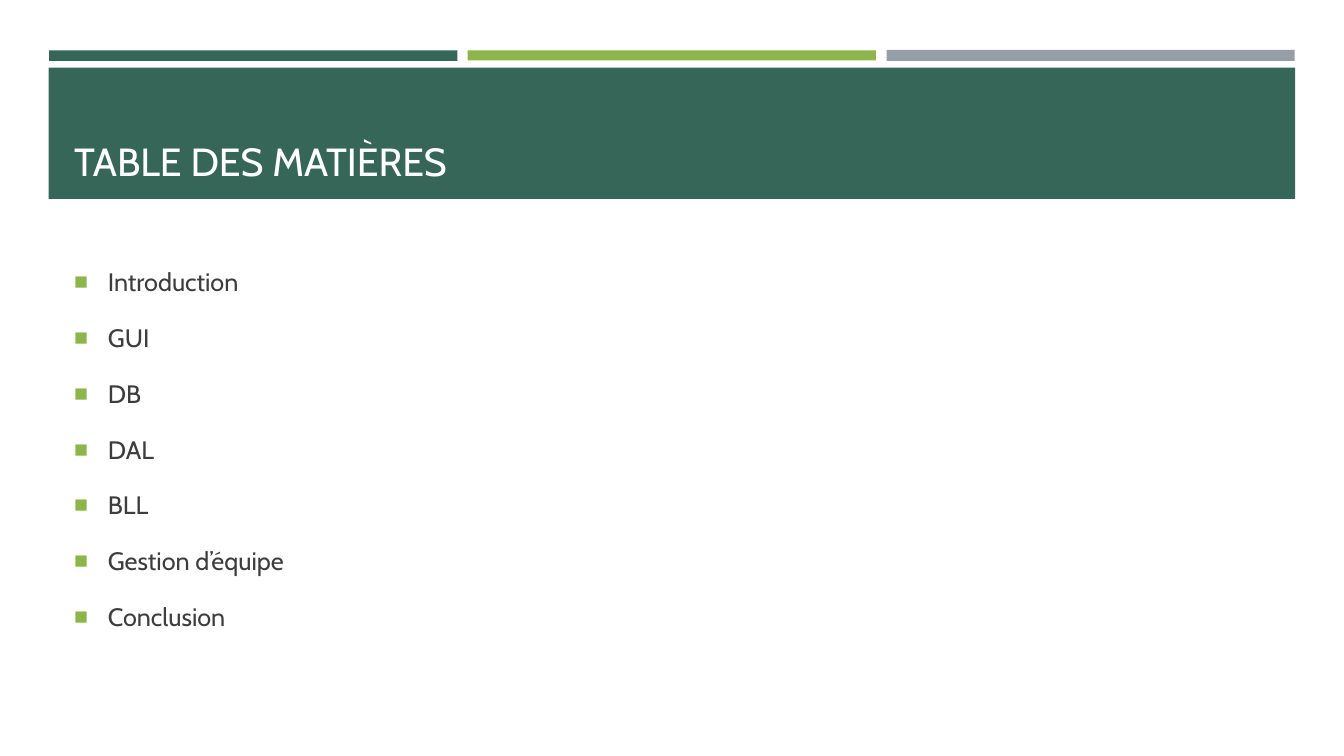
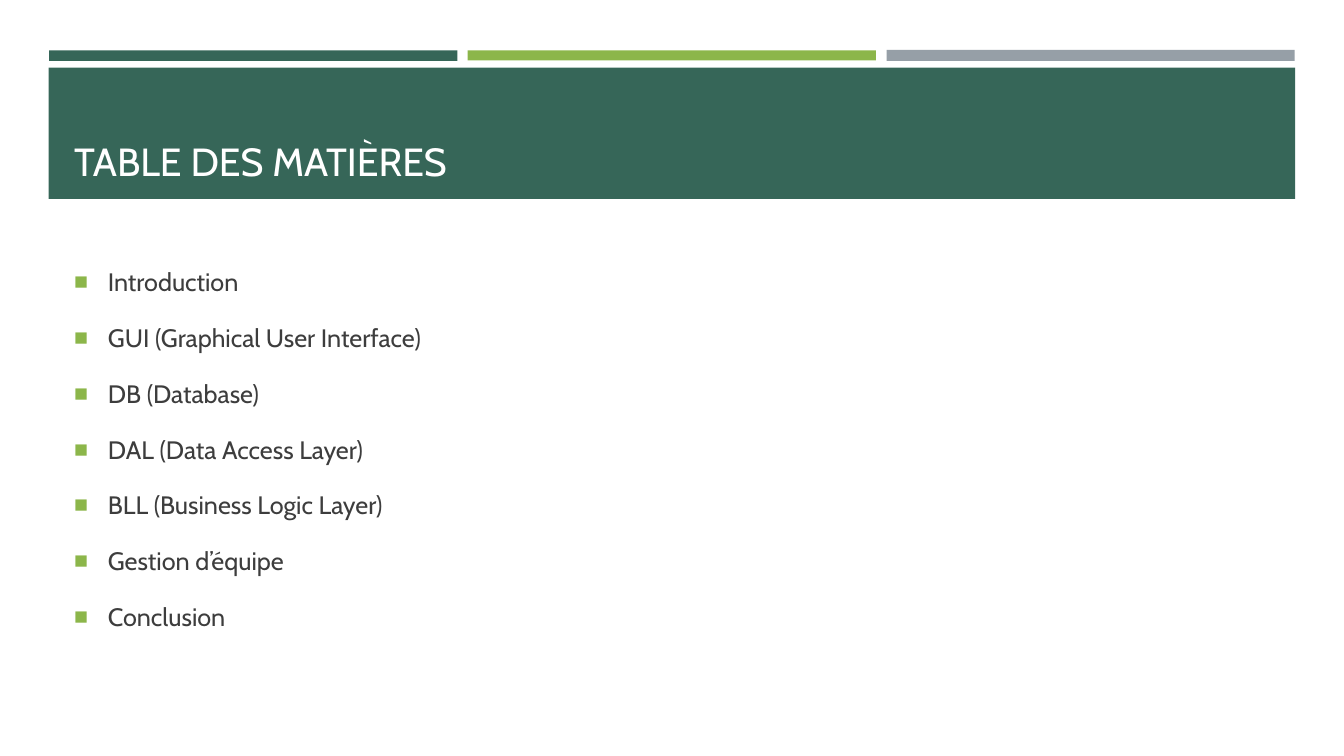
Before and after one commit to Angorance/HEIGVD_MoneyThoring, a slide deck: slide 2 of MoneyThoring.pptx. Drawn at 1344x756 pixels with LibreOffice and Linux fonts; fonts in the diff are those of the drawing. Boxes give left, top, right and bottom in pixels: in the first picture for what was removed or moved away, otherwise in the second. Text is boxed around its words. In the diff, an @@ line names an element or a change of style, - is before the commit and + after.

Commit message:
maj pptx

```diff
--- a/MoneyThoring.pptx
+++ b/MoneyThoring.pptx
@@ text at <box>108,328,421,521</box>: text changed @@
-■ GUI
-■ DB
-■ DAL
-■ BLL
+■ GUI (Graphical User Interface)
+■ DB (Database)
+■ DAL (Data Access Layer)
+■ BLL (Business Logic Layer)
```
Also in this commit, not shown: 1 other slide changed.
